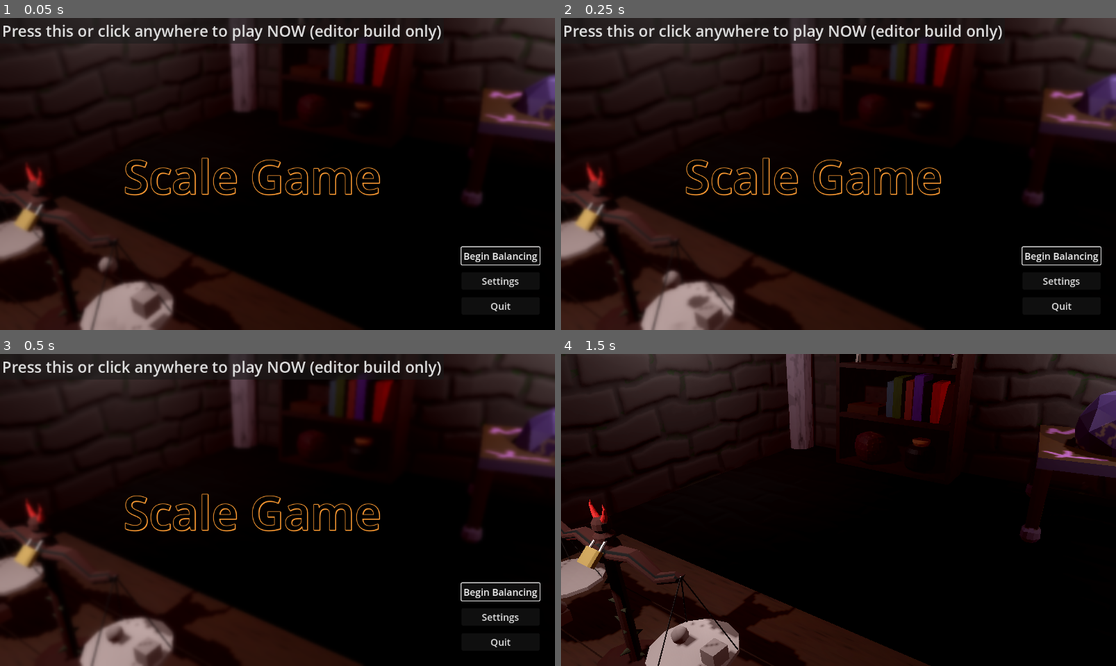
Above: before the commit, frames 1-4 (two rows, left to right).
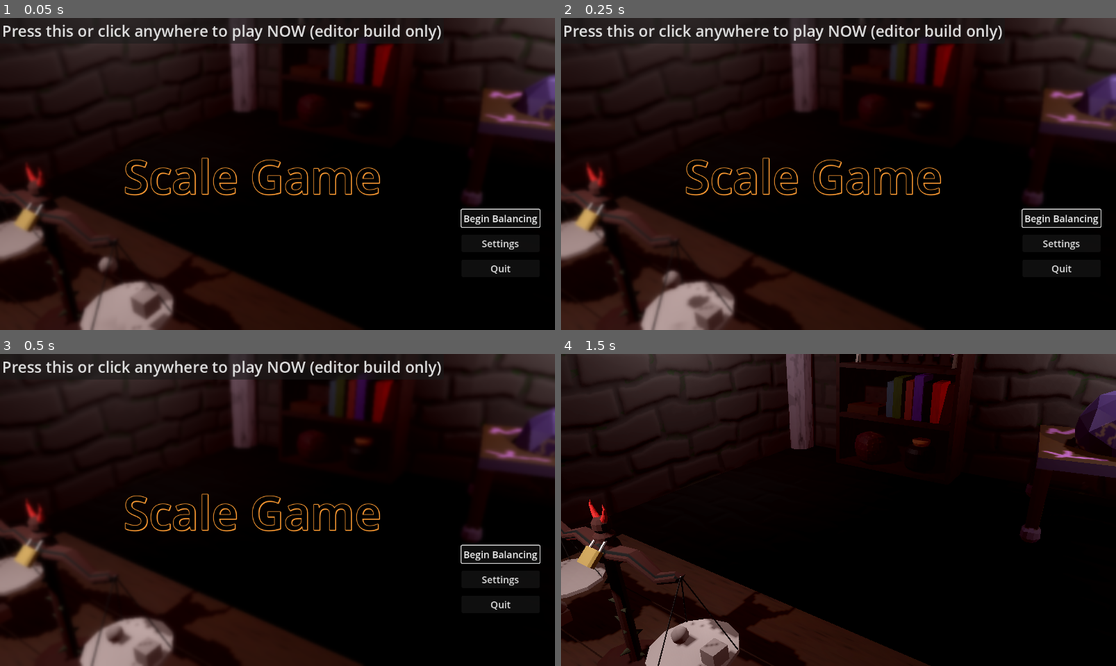
Above: after the commit, the same moments.

Repository: camd67/scale-game
Game: Godot game, scene res://scene/main/main.tscn
The game is run twice, just before and just after one commit, with the same random seed, the same clock (stepped at 60 frames per second) and the same inputs. Sound files missing from this copy of the repository are replaced by a short silence.
Inputs (mouse positions are in pixels of both pictures, inside the frame that each line leads up to):
- Up to frame 1 (0.05 s): no input
- Up to frame 2 (0.25 s): no input
- Up to frame 3 (0.5 s): no input
- Up to frame 4 (1.5 s): click "Begin Balancing" at 0.5 s; move the mouse to (960, 494) at 1.27 s; click (960, 494) at 1.42 s

The runs differ from the first frame. In frame 1, 0.9% of the frame differs, in the area x 82-98%, y 61-94%; in frame 2, 0.9%; in frame 3, 0.9%; in frame 4, nothing differs.

Commit message:
Add audio settings

Diff:
--- /dev/null
+++ b/default_bus_layout.tres
@@ -0,0 +1,15 @@
+[gd_resource type="AudioBusLayout" format=3 uid="uid://c0f08bksc1wtl"]
+
+[resource]
+bus/1/name = &"music"
+bus/1/solo = false
+bus/1/mute = false
+bus/1/bypass_fx = false
+bus/1/volume_db = 0.0
+bus/1/send = &"Master"
+bus/2/name = &"sfx"
+bus/2/solo = false
+bus/2/mute = false
+bus/2/bypass_fx = false
+bus/2/volume_db = 0.0
+bus/2/send = &"Master"
--- a/scene/autoload/music_manager/music_manager.tscn
+++ b/scene/autoload/music_manager/music_manager.tscn
@@ -6,5 +6,6 @@
 [node name="music_manager" type="AudioStreamPlayer"]
 stream = ExtResource("1_rngjw")
 autoplay = true
+bus = &"music"
 parameters/looping = true
 script = ExtResource("1_ril5v")
--- a/scene/autoload/sound_manager/sound_manager.gd
+++ b/scene/autoload/sound_manager/sound_manager.gd
@@ -28,12 +28,12 @@
 	random_noise_timer.wait_time = MIN_NOISE_BUFFER + randi_range(0,NOISE_RANGE)
 	random_noise_timer.start()
 
-
 func on_play_pressed() -> void:
 	stream = sfx_list[SFX.DOOR_OPEN]
 	play()
 	timer.wait_time = stream.get_length() + 1
 	timer.start()
+
 
 func on_play_open_timeout() -> void:
 	VoiceManager.play_random_start()
--- a/scene/autoload/sound_manager/sound_manager.tscn
+++ b/scene/autoload/sound_manager/sound_manager.tscn
@@ -12,6 +12,7 @@
 [ext_resource type="AudioStream" uid="uid://k31rx4u7cqsj" path="res://audio/sfx/rattle.mp3" id="10_nr482"]
 
 [node name="SoundManager" type="AudioStreamPlayer"]
+bus = &"sfx"
 script = ExtResource("1_jtwni")
 sfx_list = Array[AudioStream]([ExtResource("2_a27bx"), ExtResource("3_xv1n2"), ExtResource("4_qa3sk"), ExtResource("5_m0hfg"), ExtResource("6_nmp43"), ExtResource("7_dunte"), ExtResource("8_q1sr6"), ExtResource("9_rwymp"), ExtResource("10_nr482")])
 
--- a/scene/autoload/voice_manager/voice_manager.tscn
+++ b/scene/autoload/voice_manager/voice_manager.tscn
@@ -71,6 +71,7 @@
 
 [node name="VoiceManager" type="AudioStreamPlayer"]
 stream = SubResource("AudioStreamRandomizer_2ptl8")
+bus = &"sfx"
 script = ExtResource("1_x10ku")
 voices_correct = Array[AudioStream]([ExtResource("2_1rbup"), ExtResource("3_v2pi4"), ExtResource("4_8q6oa"), ExtResourc …(535 unchanged characters)…
 voices_wrong = Array[AudioStream]([ExtResource("27_xcejs"), ExtResource("28_l2dy5"), ExtResource("29_0la75"), ExtResour …(316 unchanged characters)…
--- a/scene/scale/scale.gd
+++ b/scene/scale/scale.gd
@@ -55,7 +55,6 @@
 
 func _on_right_pan_body_entered(body: Node3D) -> void:
 	if body is Grabbable and body.weighable != null and not body.is_player_grabbable:
-		print(body.name)
 		right_pan_weight += body.weighable.weight
 		update_labels()
 
--- a/scene/ui/main_menu/main_menu.tscn
+++ b/scene/ui/main_menu/main_menu.tscn
@@ -1,7 +1,8 @@
-[gd_scene load_steps=11 format=3 uid="uid://dhgqdwpcy37iw"]
+[gd_scene load_steps=12 format=3 uid="uid://dhgqdwpcy37iw"]
 
 [ext_resource type="Script" path="res://scene/ui/main_menu/main_menu.gd" id="1_ay1vl"]
 [ext_resource type="Shader" path="res://scene/ui/main_menu/main_menu.gdshader" id="2_lsi7y"]
+[ext_resource type="Script" path="res://scene/ui/main_menu/settings_menu.gd" id="3_sjsop"]
 
 [sub_resource type="Animation" id="Animation_c48ut"]
 length = 0.001
@@ -214,6 +215,7 @@
 layout_mode = 2
 mouse_filter = 2
 theme_override_constants/margin_right = -500
+script = ExtResource("3_sjsop")
 
 [node name="Settings Section" type="VBoxContainer" parent="MarginContainer/SettingsMargin"]
 layout_mode = 2
@@ -223,7 +225,65 @@
 
 [node name="Label" type="Label" parent="MarginContainer/SettingsMargin/Settings Section"]
 layout_mode = 2
-text = "This is where settings will live in the future"
+theme_override_font_sizes/font_size = 24
+text = "Volume"
+
+[node name="MusicSliderBox" type="HBoxContainer" parent="MarginContainer/SettingsMargin/Settings Section"]
+layout_mode = 2
+alignment = 2
+
+[node name="Label" type="Label" parent="MarginContainer/SettingsMargin/Settings Section/MusicSliderBox"]
+layout_mode = 2
+size_flags_vertical = 1
+text = "Music"
+vertical_alignment = 1
+
+[node name="HSlider" type="HSlider" parent="MarginContainer/SettingsMargin/Settings Section/MusicSliderBox"]
+custom_minimum_size = Vector2(150, 0)
+layout_mode = 2
+size_flags_horizontal = 8
+size_flags_vertical = 1
+max_value = 1.0
+step = 0.01
+
+[node name="SfxSliderBox" type="HBoxContainer" parent="MarginContainer/SettingsMargin/Settings Section"]
+layout_mode = 2
+alignment = 2
+
+[node name="Label" type="Label" parent="MarginContainer/SettingsMargin/Settings Section/SfxSliderBox"]
+layout_mode = 2
+size_flags_vertical = 1
+text = "SFX"
+vertical_alignment = 1
+
+[node name="HSlider" type="HSlider" parent="MarginContainer/SettingsMargin/Settings Section/SfxSliderBox"]
+custom_minimum_size = Vector2(150, 0)
+layout_mode = 2
+size_flags_horizontal = 8
+size_flags_vertical = 1
+max_value = 1.0
+step = 0.01
+
+[node name="MainSliderBox" type="HBoxContainer" parent="MarginContainer/SettingsMargin/Settings Section"]
+layout_mode = 2
+alignment = 2
+
+[node name="Label" type="Label" parent="MarginContainer/SettingsMargin/Settings Section/MainSliderBox"]
+layout_mode = 2
+size_flags_vertical = 1
+text = "Main"
+vertical_alignment = 1
+
+[node name="HSlider" type="HSlider" parent="MarginContainer/SettingsMargin/Settings Section/MainSliderBox"]
+custom_minimum_size = Vector2(150, 0)
+layout_mode = 2
+size_flags_horizontal = 8
+size_flags_vertical = 1
+max_value = 1.0
+step = 0.01
+
+[node name="HSeparator" type="HSeparator" parent="MarginContainer/SettingsMargin/Settings Section"]
+layout_mode = 2
 
 [node name="SettingsBackButton" type="Button" parent="MarginContainer/SettingsMargin/Settings Section"]
 unique_name_in_owner = true
--- /dev/null
+++ b/scene/ui/main_menu/settings_menu.gd
@@ -0,0 +1,23 @@
+extends MarginContainer
+
+@onready var music_slider: HSlider = $"Settings Section/MusicSliderBox/HSlider"
+@onready var sfx_slider: HSlider = $"Settings Section/SfxSliderBox/HSlider"
+@onready var main_slider: HSlider = $"Settings Section/MainSliderBox/HSlider"
+
+# Called when the node enters the scene tree for the first time.
+func _ready() -> void:
+	main_slider.value_changed.connect(on_volume_slider_changed.bind(0))
+	main_slider.drag_ended.connect(func(value: float) -> void: VoiceManager.play_random_correct())
+	main_slider.value = db_to_linear(AudioServer.get_bus_volume_db(0))
+
+	music_slider.value_changed.connect(on_volume_slider_changed.bind(1))
+	music_slider.value = db_to_linear(AudioServer.get_bus_volume_db(1))
+
+	sfx_slider.value_changed.connect(on_volume_slider_changed.bind(2))
+	sfx_slider.drag_ended.connect(func(value: float) -> void: VoiceManager.play_random_placement())
+	sfx_slider.value = db_to_linear(AudioServer.get_bus_volume_db(2))
+
+
+func on_volume_slider_changed(value: float, bus_index: int) -> void:
+	var volume_db := linear_to_db(value)
+	AudioServer.set_bus_volume_db(bus_index, volume_db)
